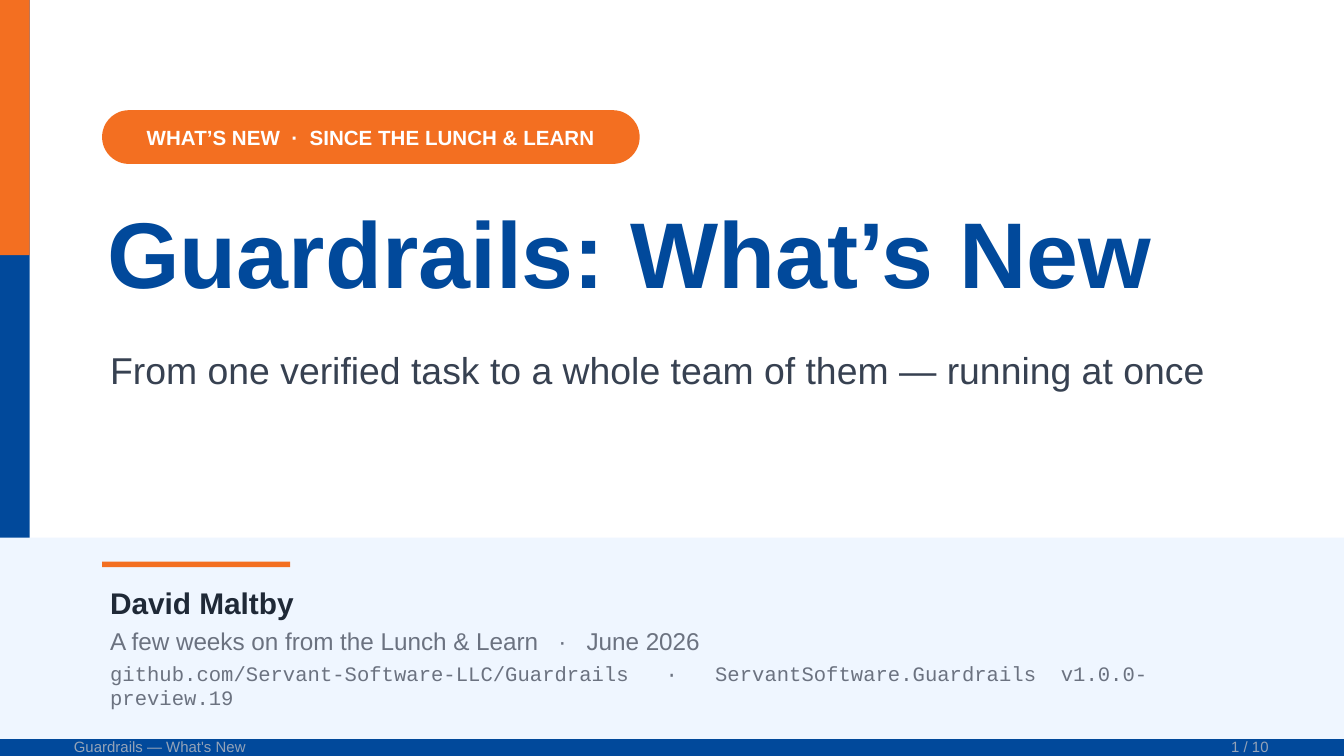
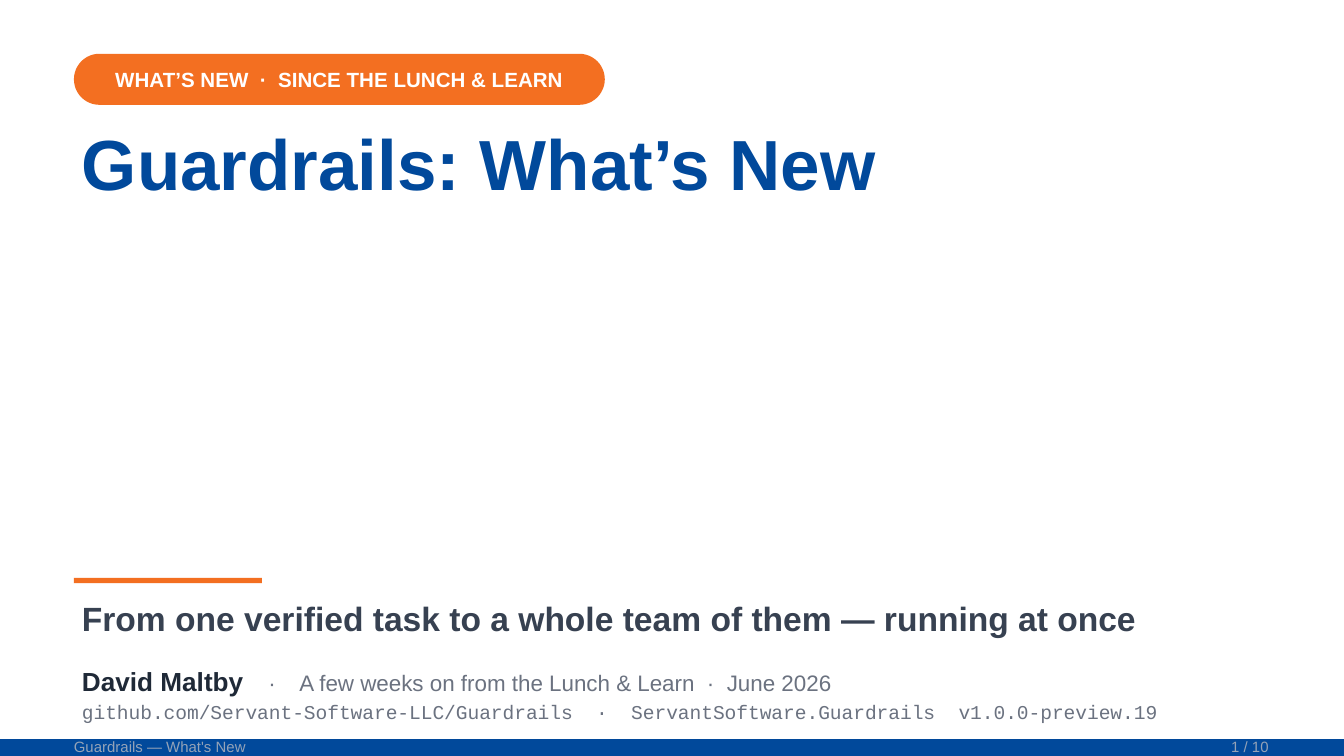
Before and after one commit to Servant-Software-LLC/Guardrails, a slide deck: slide 1 of docs/presentations/guardrails-whats-new-2026-06-22.pptx. Drawn at 1344x756 pixels with LibreOffice and Linux fonts; fonts in the diff are those of the drawing; background and template pictures are left out. Boxes give left, top, right and bottom in pixels: in the first picture for what was removed or moved away, otherwise in the second. Text is boxed around its words. In the diff, an @@ line names an element or a change of style, - is before the commit and + after.

```diff
--- a/docs/presentations/guardrails-whats-new-2026-06-22.pptx
+++ b/docs/presentations/guardrails-whats-new-2026-06-22.pptx
@@ rectangle removed at bbox=[0, 0, 30, 755] @@
@@ rectangle removed at bbox=[0, 0, 30, 255] @@
@@ rounded rectangle "WHAT’S NEW · SINCE THE ...": place and size @@
-rounded rectangle "WHAT’S NEW · SINCE THE ..." at bbox=[102, 110, 640, 164]
+rounded rectangle "WHAT’S NEW · SINCE THE ..." at bbox=[74, 54, 605, 105]
@@ text "Guardrails: What’s New": place and size @@
-text "Guardrails: What’s New" at bbox=[107, 220, 1151, 289]
+text "Guardrails: What’s New" at bbox=[82, 138, 875, 191]
@@ text "Guardrails: What’s New" at bbox=[82, 138, 875, 191]: size 50 to 38 pt @@
@@ rectangle: place and size @@
-rectangle at bbox=[0, 538, 1344, 755]
+rectangle at bbox=[0, 562, 1344, 739]
@@ rectangle at bbox=[0, 562, 1344, 739]: fill #EFF6FF to #FFFFFF at 82% opacity @@
@@ rectangle: place and size @@
-rectangle at bbox=[102, 562, 290, 567]
+rectangle at bbox=[74, 578, 262, 583]
@@ text "From one verified task to ...": place and size @@
-text "From one verified task to ..." at bbox=[110, 357, 1204, 392]
+text "From one verified task to ..." at bbox=[82, 606, 1135, 637]
@@ text "From one verified task to ..." at bbox=[82, 606, 1135, 637]: size 20 to 18 pt, bold on; line spacing 1.1 to 1 @@
@@ text "David Maltby · A few ...": place and size @@
-text "David Maltby · A few ..." at bbox=[110, 592, 1147, 685]
+text "David Maltby · A few ..." at bbox=[82, 672, 1158, 723]
@@ text at bbox=[82, 672, 831, 697]: text changed; size 13 to 12 pt @@
-David Maltby
-A few weeks on from the Lunch & Learn · June 2026
+David Maltby · A few weeks on from the Lunch & Learn · June 2026
@@ text at bbox=[82, 706, 1158, 723]: size 11 to 10.5 pt in "github.com/Servant-Software-LLC/Guardrails · ServantSoftware ..." @@
```
Also in this commit, not shown: 4 other slides changed, 6 other files.
